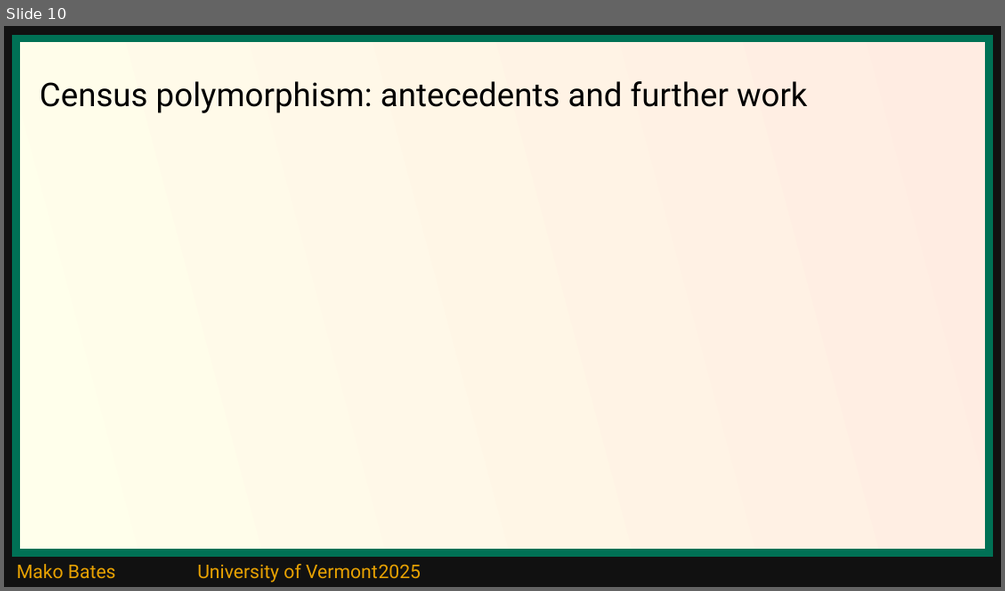
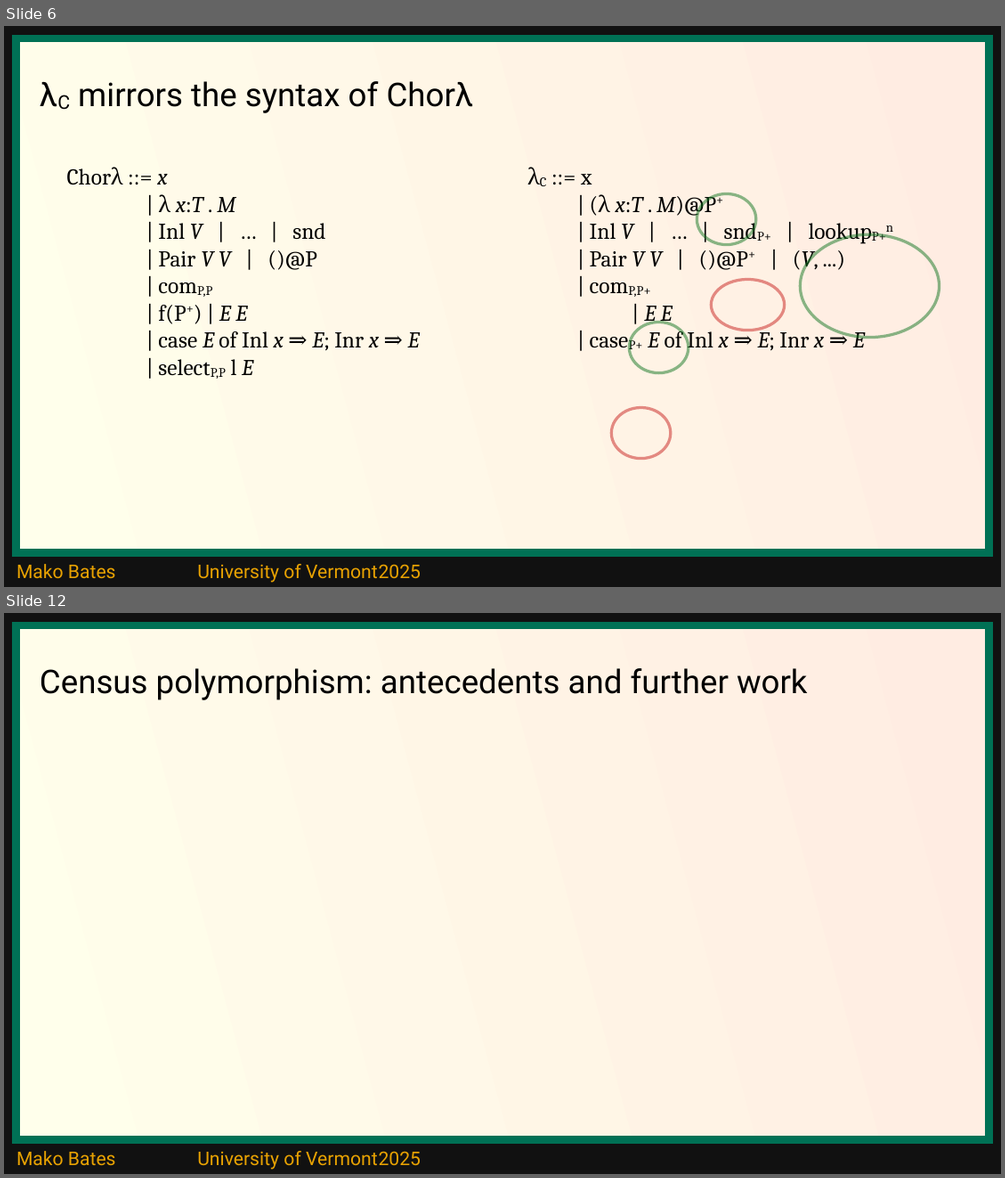
Before and after one commit to ShapeOfMatter/thesis_CP_UVM, a slide deck: thesis defense.odp. Shown one above the other, each under a label of ours: slide 10 before the commit, slides 6 and 12 after it; the slides between them are not shown. The pictures are 1005x591 and 1005x1178 pixels, drawn with LibreOffice and Linux fonts; fonts in the diff are those of the drawing. Boxes give left, top, right and bottom in pixels: in the first picture for what was removed or moved away, otherwise in the second. Text is boxed around its words. In the diff, an @@ line names an element or a change of style, - is before the commit and + after.

```diff
--- a/thesis defense.odp
+++ b/thesis defense.odp
@@ slide 6 added at (4, 26, 1001, 587), background #111111; not listed: 2 template elements that a slide beside it also shows @@
@@ title added at (78, 81, 474, 113), 26 pt, text #000000 @@
+λC mirrors the syntax of Chorλ
@@ text added at (157, 174, 420, 378), 18 pt, text #000000 @@
+Chorλ ::= x
+| λ x:T . M
+| Inl V | … | snd
+| Pair V V | ()@P
+| comP,P
+| f(P+) | E E
+| case E of Inl x ⇒ E; Inr x ⇒ E
+| selectP,P l E
@@ text added at (581, 174, 893, 353), 18 pt, text #000000 @@
+λC ::= x
+| (λ x:T . M)@P+
+| Inl V | … | sndP+ | lookupP+n
+| Pair V V | ()@P+ | (V, ...)
+| comP,P+
+| E E
+| caseP+ E of Inl x ⇒ E; Inr x ⇒ E
@@ ellipse added at (697, 193, 756, 244), outline #127622 2.3 pt @@
@@ ellipse added at (800, 234, 939, 338), outline #127622 2.3 pt @@
@@ ellipse added at (712, 280, 785, 329), outline #C9211E 2.3 pt @@
@@ ellipse added at (629, 321, 688, 372), outline #127622 2.3 pt @@
@@ ellipse added at (611, 408, 670, 459), outline #C9211E 2.3 pt @@
@@ what was slide 10 is now slide 12 @@
```
Also in this commit, not shown: 2 slides changed, 4 other slides added, 3 slides removed.
